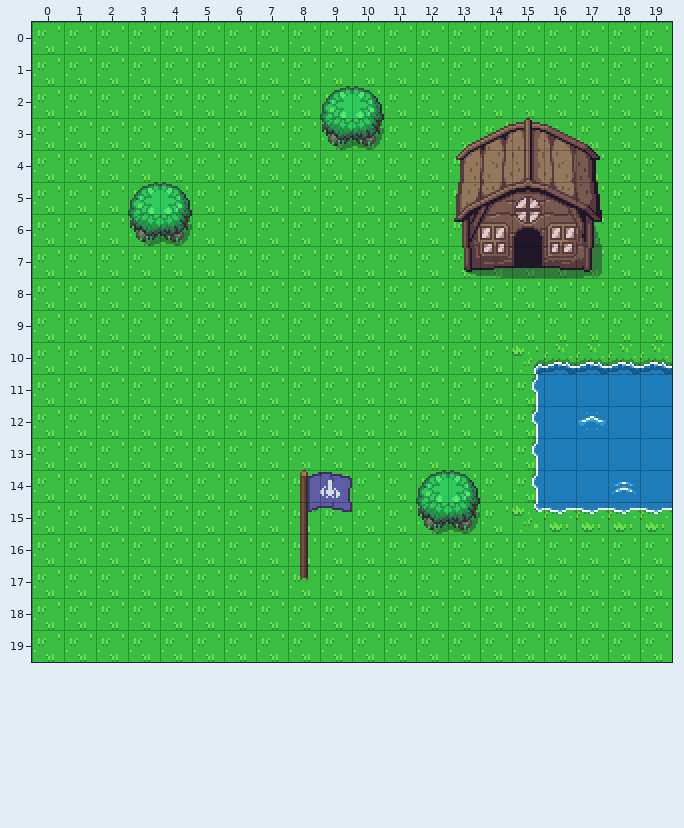
Level history. Tiled map: packages/sample2/src/server/maps/overworld.tmx. Above: the version before the commit.
Cells are 16x16 px. Shown: x 0..19, y 0..19.
The same view after the edit:
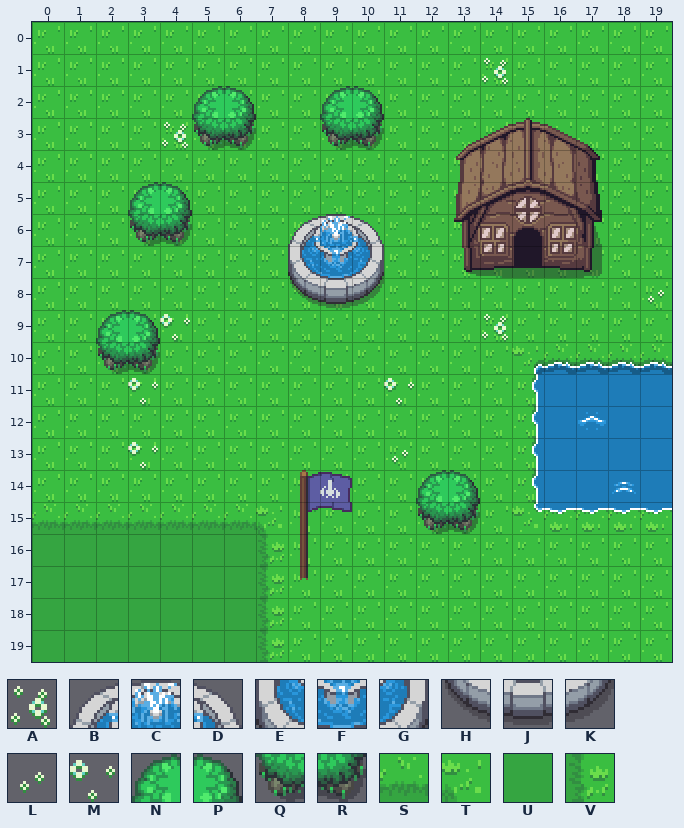
Key: from "Overworld": A 320, B 382, C 383, D 384, E 422, F 423, G 424, H 462, J 463, K 464, L 482, M 483, N 645, P 646, Q 685, R 686, S 1175, T 1176, U 1215, V 1216.
_ is an empty cell, . an unchanged one.
The edit:
--- layer "Tile Layer 2"
@@ x 4..14 @@
- 1 .........._
- 2 .__........
- 3 ___........
+ 1 ..........A
+ 2 .NP........
+ 3 AQR........
@@ x 2..19 @@
- 6 ......___.........
- 7 ......___.........
- 8 ......___........_
- 9 ___........._.....
-10 __................
-11 ._......._........
+ 6 ......BCD.........
+ 7 ......EFG.........
+ 8 ......HJK........L
+ 9 NPM.........A.....
+10 QR................
+11 .M.......M........
@@ x 3..11 @@
-13 _......._
+13 M.......L
@@ x 0..7 @@
-15 ________
-16 ________
-17 ________
-18 ________
-19 ________
+15 SSSSSSST
+16 UUUUUUUV
+17 UUUUUUUV
+18 UUUUUUUV
+19 UUUUUUUV
